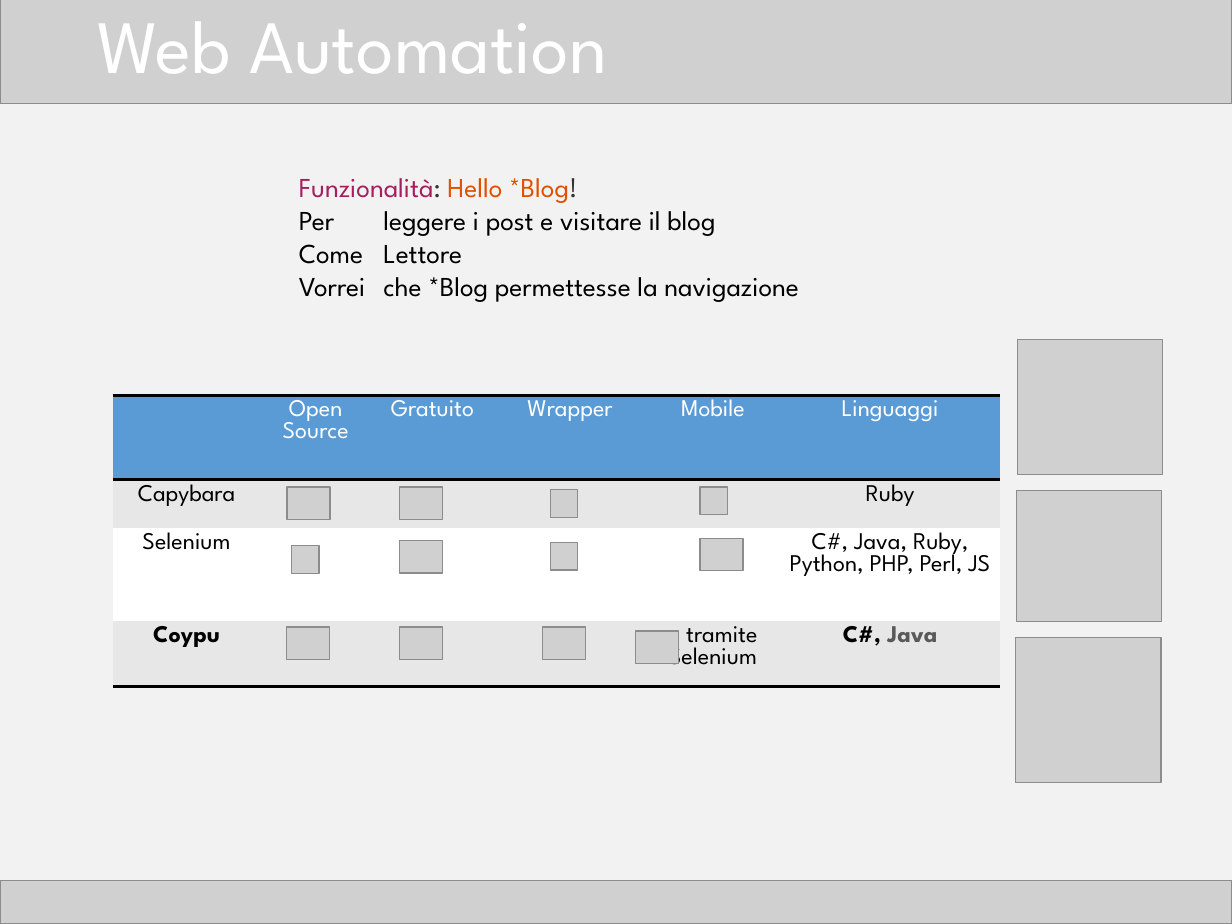
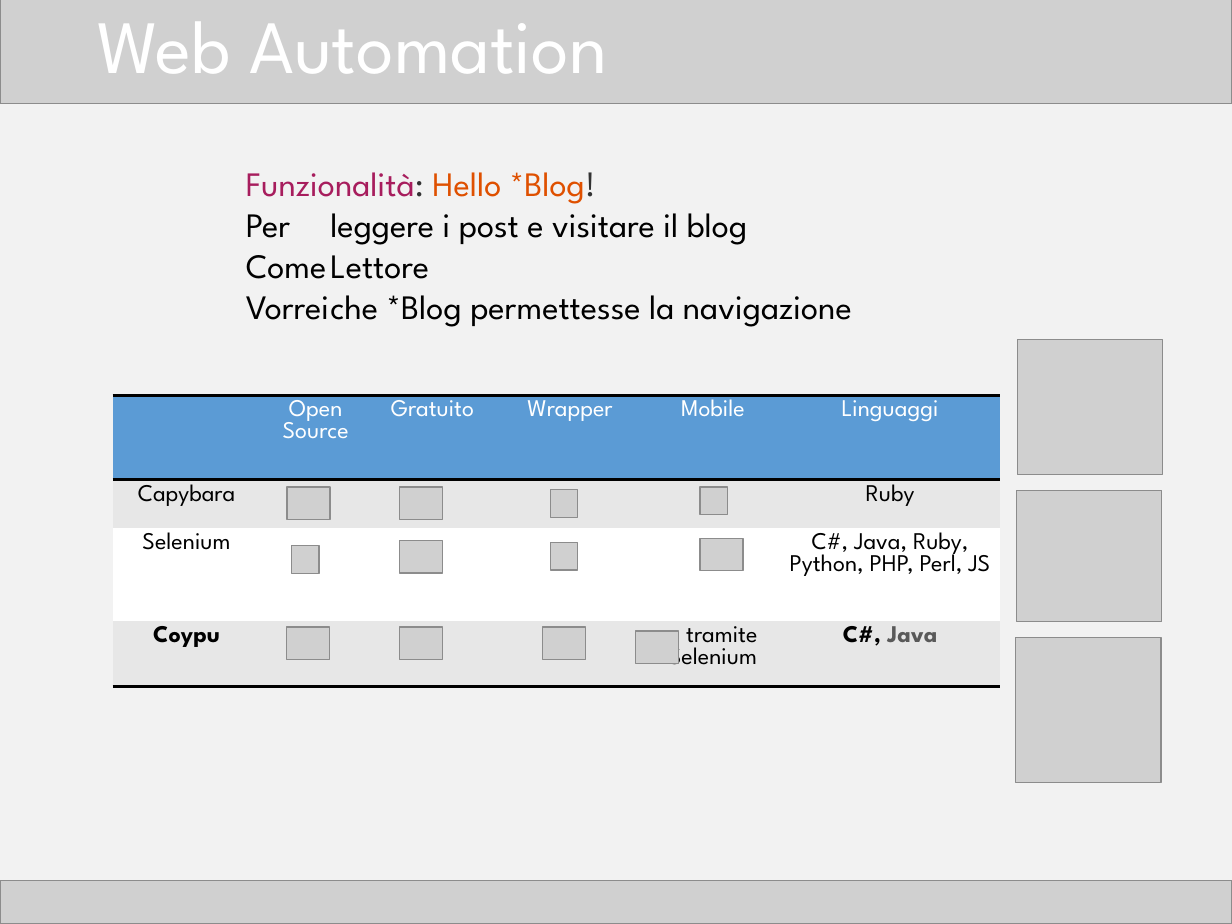
Before and after one commit to TTia/xblog-thesis, a slide deck: slide 16 of Presentazione.pptx. Drawn at 1232x924 pixels with LibreOffice and Linux fonts; fonts in the diff are those of the drawing; grey boxes stand for pictures. Boxes give left, top, right and bottom in pixels: in the first picture for what was removed or moved away, otherwise in the second. Text is boxed around its words. In the diff, an @@ line names an element or a change of style, - is before the commit and + after.

```diff
--- a/Presentazione.pptx
+++ b/Presentazione.pptx
@@ text "Funzionalità: Hello *Blog!": place and size @@
-text "Funzionalità: Hello *Blog!" at (299, 178, 799, 302)
+text "Funzionalità: Hello *Blog!" at (246, 172, 852, 327)
@@ text "Funzionalità: Hello *Blog!" at (246, 172, 852, 327): size 16 to 20 pt @@
```
Also in this commit, not shown: 13 other slides changed.
